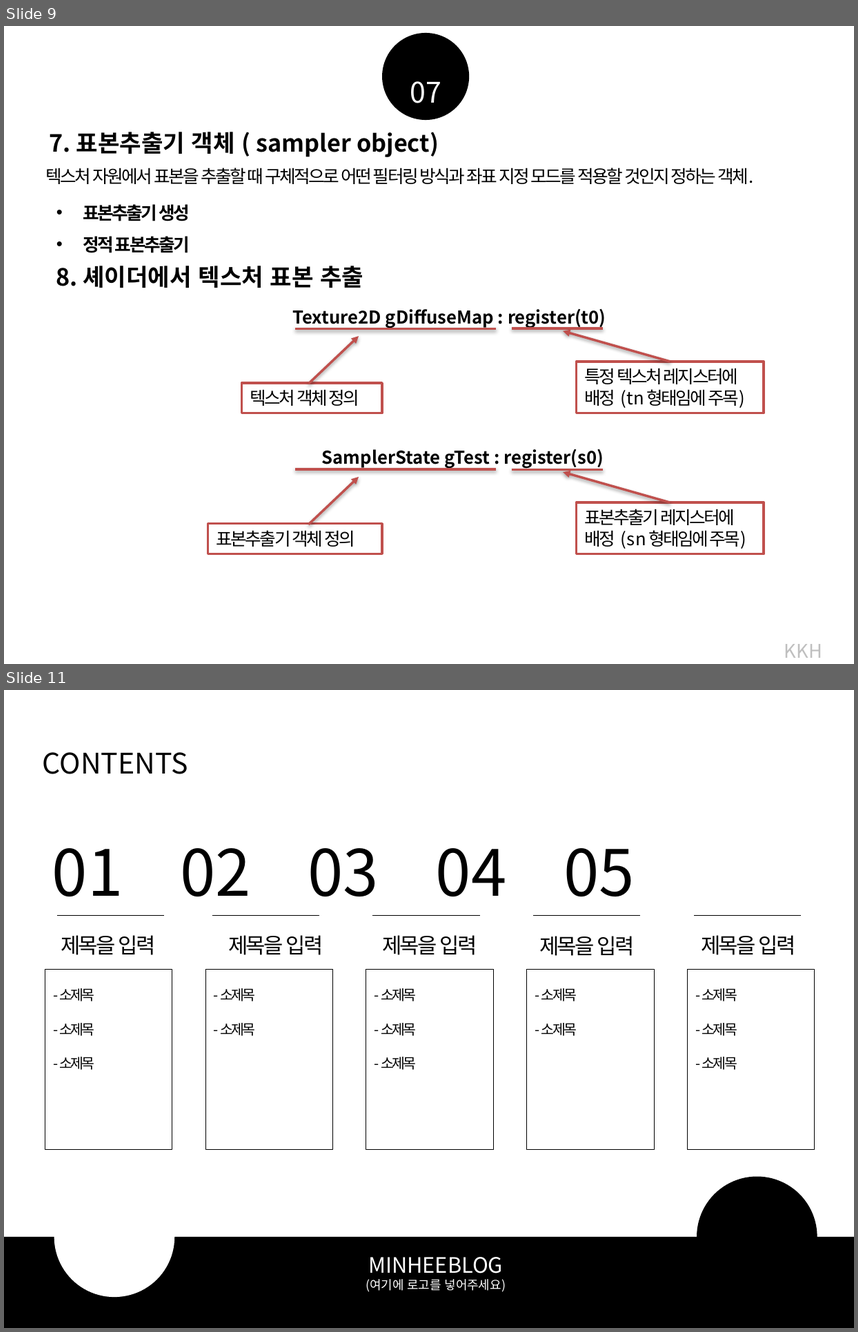
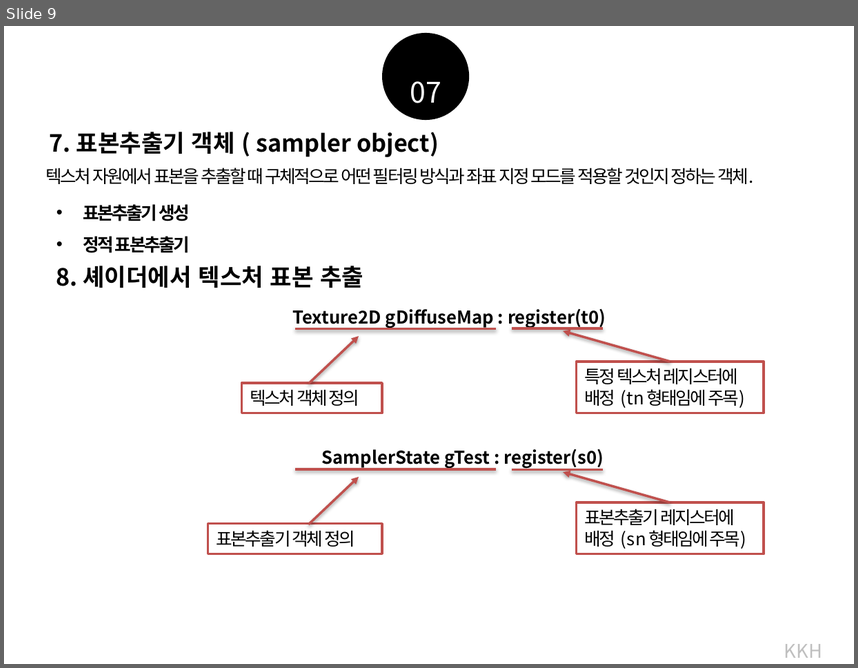
Before and after one commit to earthboom/CodingStudy, a slide deck: Common/Chapter9_Texture.pptx. Shown one above the other, each under a label of ours: slides 9 and 11 before the commit, slide 9 after it; the slides between them are not shown. The pictures are 858x1332 and 858x668 pixels, drawn with LibreOffice and Linux fonts; fonts in the diff are those of the drawing. Boxes give left, top, right and bottom in pixels: in the first picture for what was removed or moved away, otherwise in the second. Text is boxed around its words. In the diff, an @@ line names an element or a change of style, - is before the commit and + after.

```diff
--- a/Common/Chapter9_Texture.pptx
+++ b/Common/Chapter9_Texture.pptx
@@ slide 11 removed at <box>4,690,854,1328</box>, background #FFFFFF @@
@@ text removed at <box>43,752,188,774</box> @@
-CONTENTS
@@ text removed at <box>52,848,635,897</box> @@
-01 02 03 04 05
@@ line removed from (58, 915) to (165, 915) @@
@@ line removed from (212, 915) to (319, 915) @@
@@ line removed from (373, 915) to (480, 915) @@
@@ line removed from (534, 915) to (641, 915) @@
@@ line removed from (694, 915) to (802, 915) @@
@@ text removed at <box>61,935,155,955</box> @@
-제목을 입력
@@ text removed at <box>228,935,323,955</box> @@
-제목을 입력
@@ text removed at <box>382,935,477,955</box> @@
-제목을 입력
@@ text removed at <box>539,936,635,956</box> @@
-제목을 입력
@@ text removed at <box>701,935,795,955</box> @@
-제목을 입력
@@ rectangle removed at <box>45,969,172,1150</box> @@
@@ rectangle removed at <box>205,969,333,1150</box> @@
@@ rectangle removed at <box>366,969,494,1150</box> @@
@@ rectangle removed at <box>527,969,654,1150</box> @@
@@ rectangle removed at <box>688,969,815,1150</box> @@
@@ text removed at <box>59,988,94,1069</box> @@
-- 소제목
-- 소제목
-- 소제목
@@ text removed at <box>220,988,255,1036</box> @@
-- 소제목
-- 소제목
@@ text removed at <box>381,988,416,1069</box> @@
-- 소제목
-- 소제목
-- 소제목
@@ text removed at <box>542,988,577,1036</box> @@
-- 소제목
-- 소제목
@@ text removed at <box>702,988,737,1069</box> @@
-- 소제목
-- 소제목
-- 소제목
@@ ellipse removed at <box>54,1176,175,1297</box> @@
@@ ellipse removed at <box>697,1176,818,1297</box> @@
@@ rectangle removed at <box>4,1236,854,1328</box> @@
@@ text removed at <box>366,1256,506,1292</box> @@
-MINHEEBLOG
-(여기에 로고를 넣어주세요)
```
Also in this commit, not shown: 7 other slides removed, 8 other files.
